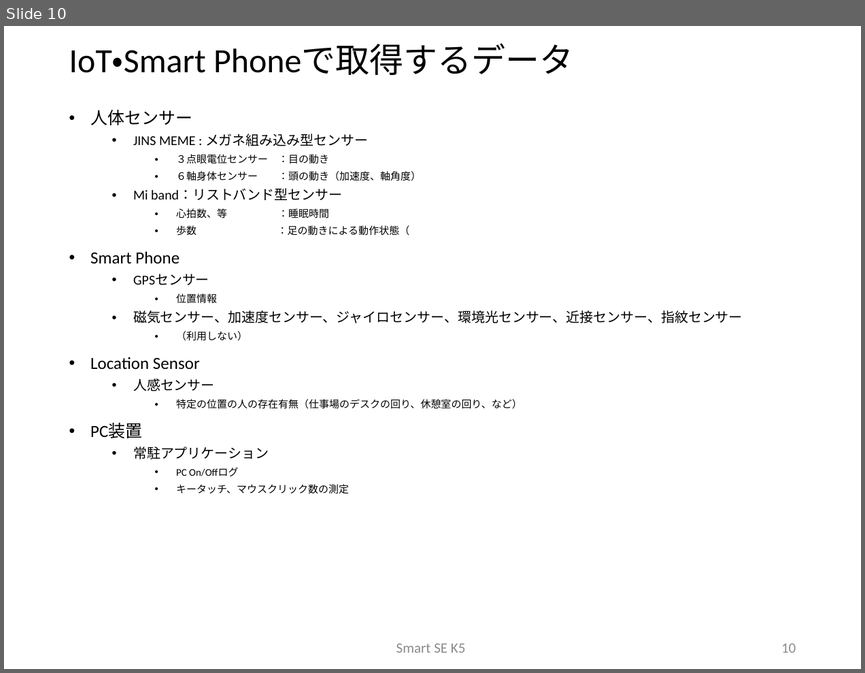
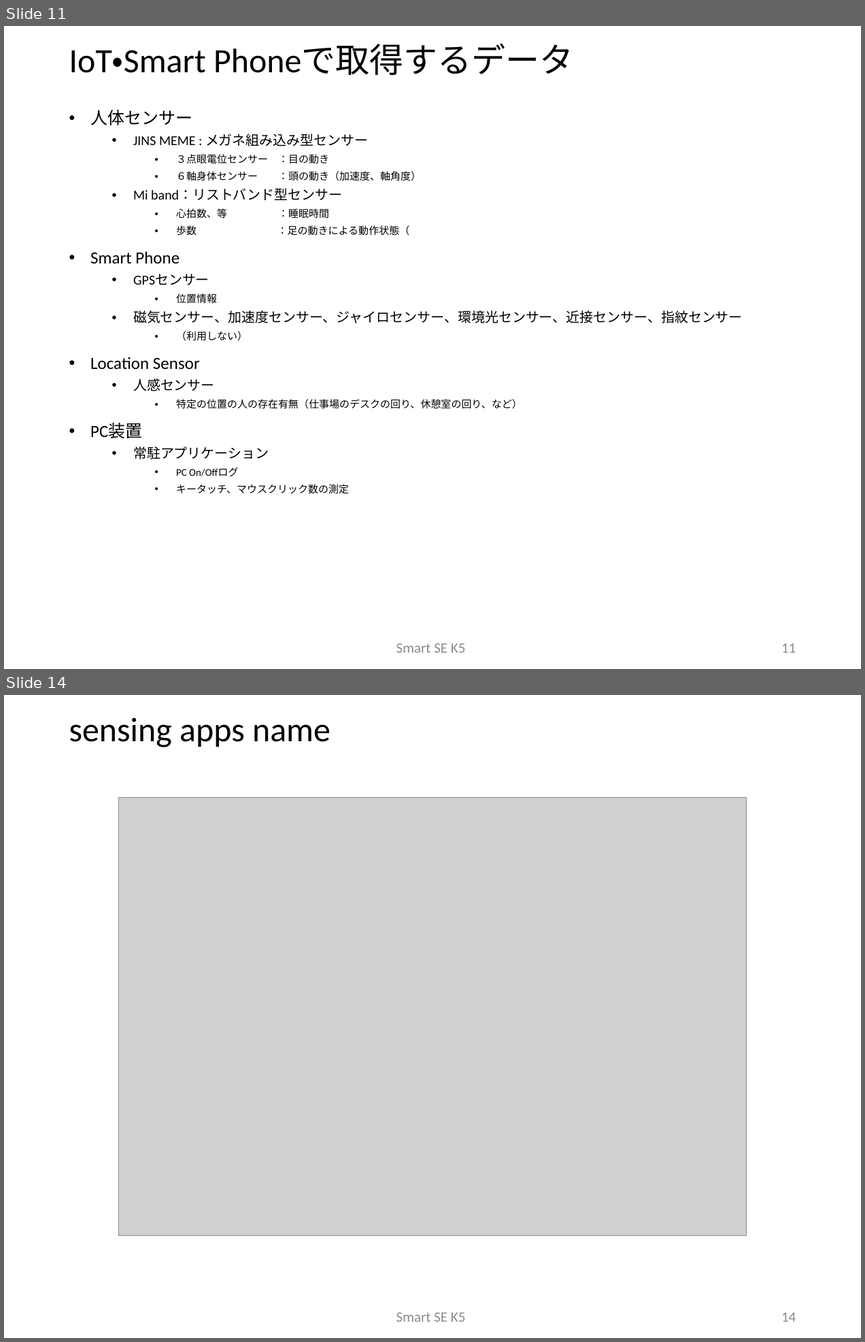
Before and after one commit to sakai-memoru/smartse19, a slide deck: _project_docs/SSE19_CD_PROP.pptx. Shown one above the other, each under a label of ours: slide 10 before the commit, slides 11 and 14 after it; the slides between them are not shown. The pictures are 865x673 and 865x1342 pixels, drawn with LibreOffice and Linux fonts; fonts in the diff are those of the drawing; grey boxes stand for pictures; background and template pictures are left out. Boxes give left, top, right and bottom in pixels: in the first picture for what was removed or moved away, otherwise in the second. Text is boxed around its words. In the diff, an @@ line names an element or a change of style, - is before the commit and + after.

```diff
--- a/_project_docs/SSE19_CD_PROP.pptx
+++ b/_project_docs/SSE19_CD_PROP.pptx
@@ slide 14 added at (4,695,861,1338), background #FFFFFF @@
@@ title added at (69,717,330,747), 40 pt, text #000000 @@
+sensing apps name
@@ picture added at (118,798,747,1236) @@
@@ text added at (396,1312,466,1321), 16.8 pt, text #8C8C8C @@
+Smart SE K5
@@ page number added at (781,1312,796,1321), 16.8 pt, text #8C8C8C @@
+14
@@ what was slide 10 is now slide 11 @@
@@ page number at (781,643,796,652): text changed @@
-10
+11
```
Also in this commit, not shown: 8 slides changed, 4 other slides added, 1 other file.
